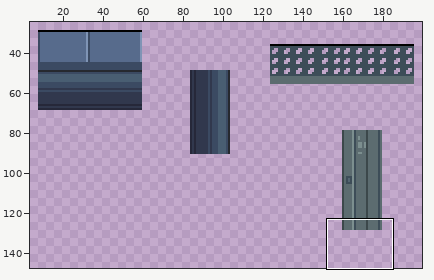
One commit to this sprite sheet: assets/scenario.png. The picture above shows the old version from afar; the outline marks the close-up.
Close-up. The starting point:
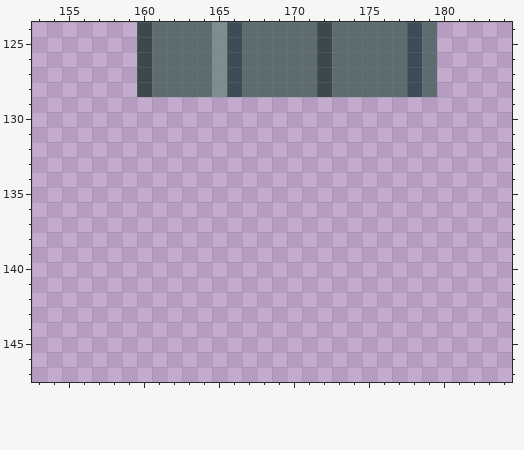
The file is 490x503 pixels. Shown: x 153..184, y 124..147. The wide view leaves out empty margins. The commit also changed other parts of the picture, which this record leaves out.
Now the later version:
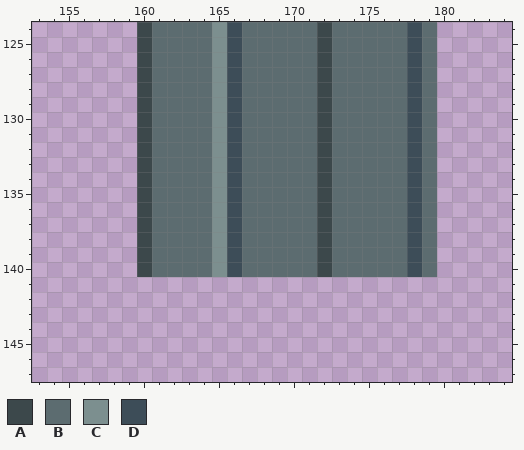
Palette (. is transparent): A #3c484b  B #5c6c70  C #7c8f8f  D #3d4d58
Changes in this commit:
{"y":129,"x":160,"old":"....................","new":"ABBBBCDBBBBBABBBBBDB"}
{"y":130,"x":160,"old":"....................","new":"ABBBBCDBBBBBABBBBBDB"}
{"y":131,"x":160,"old":"....................","new":"ABBBBCDBBBBBABBBBBDB"}
{"y":132,"x":160,"old":"....................","new":"ABBBBCDBBBBBABBBBBDB"}
{"y":133,"x":160,"old":"....................","new":"ABBBBCDBBBBBABBBBBDB"}
{"y":134,"x":160,"old":"....................","new":"ABBBBCDBBBBBABBBBBDB"}
{"y":135,"x":160,"old":"....................","new":"ABBBBCDBBBBBABBBBBDB"}
{"y":136,"x":160,"old":"....................","new":"ABBBBCDBBBBBABBBBBDB"}
{"y":137,"x":160,"old":"....................","new":"ABBBBCDBBBBBABBBBBDB"}
{"y":138,"x":160,"old":"....................","new":"ABBBBCDBBBBBABBBBBDB"}
{"y":139,"x":160,"old":"....................","new":"ABBBBCDBBBBBABBBBBDB"}
{"y":140,"x":160,"old":"....................","new":"ABBBBCDBBBBBABBBBBDB"}
{"label":"added","picture_box":[137,97,437,277]}
